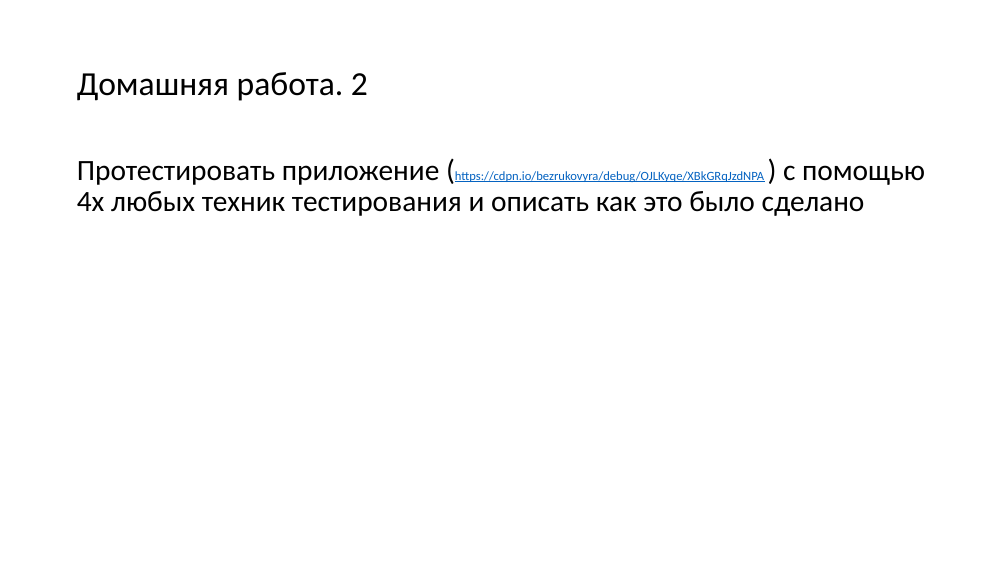
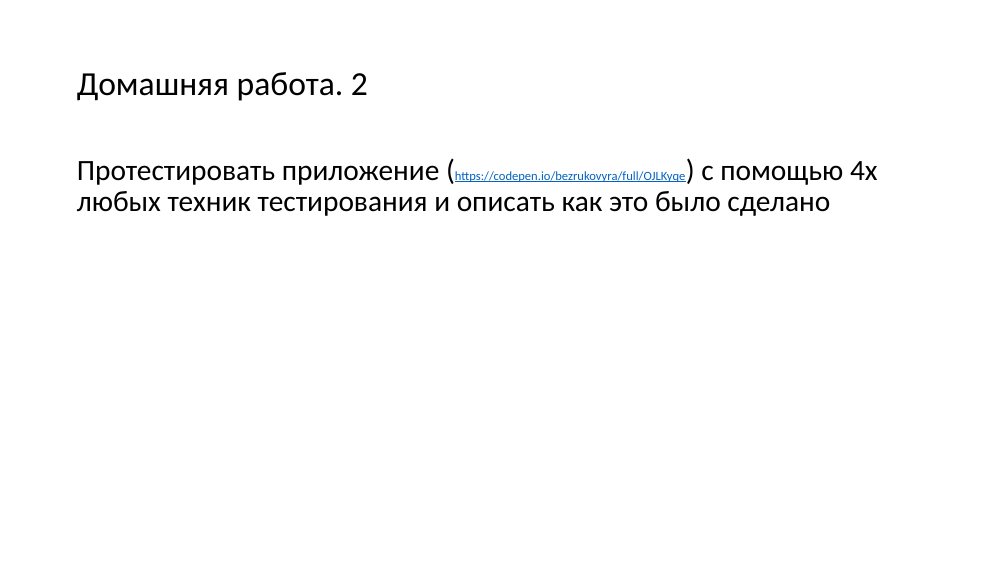
Before and after one commit to yuriy-bezrukov/QaCourse, a slide deck: slide 12 of Lesson1/Lesson1-2.pptx. Drawn at 1008x567 pixels with LibreOffice and Linux fonts; fonts in the diff are those of the drawing. Boxes give left, top, right and bottom in pixels: in the first picture for what was removed or moved away, otherwise in the second. Text is boxed around its words. In the diff, an @@ line names an element or a change of style, - is before the commit and + after.

```diff
--- a/Lesson1/Lesson1-2.pptx
+++ b/Lesson1/Lesson1-2.pptx
@@ text at bbox=[77, 161, 878, 216]: text changed @@
-Протестировать приложение (https://cdpn.io/bezrukovyra/debug/OJLKyqe/XBkGRqJzdNPA ) с помощью 4х любых техник тестирования и описать как это было сделано
+Протестировать приложение (https://codepen.io/bezrukovyra/full/OJLKyqe) с помощью 4х любых техник тестирования и описать как это было сделано
```
Also in this commit, not shown: 2 other slides changed.
